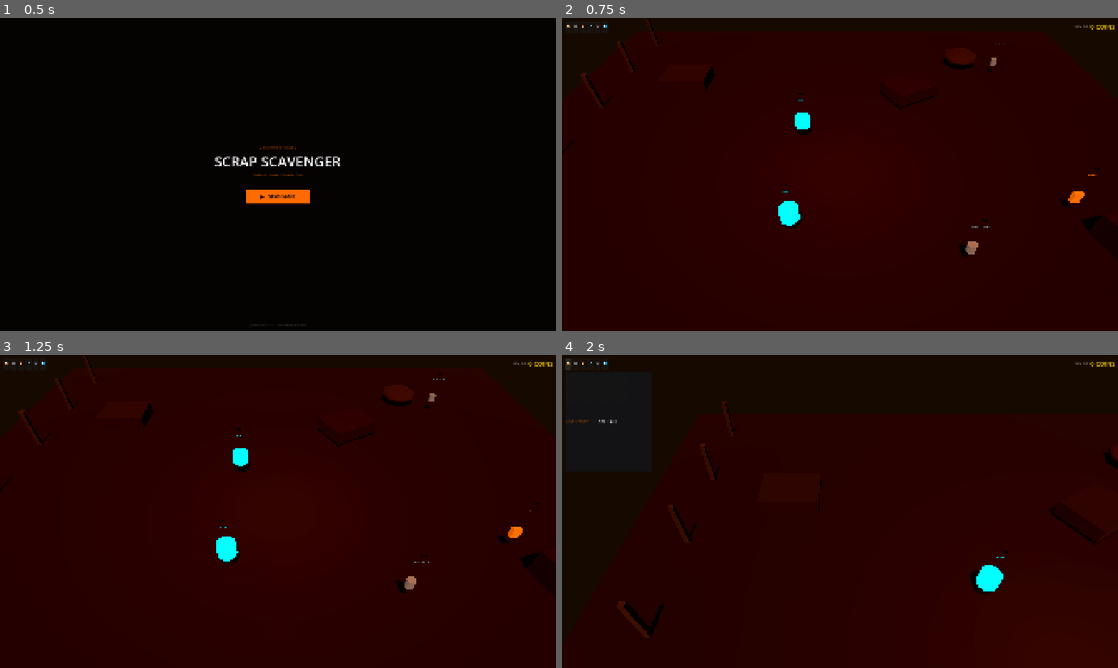
Above: before the commit, frames 1-4 (two rows, left to right).
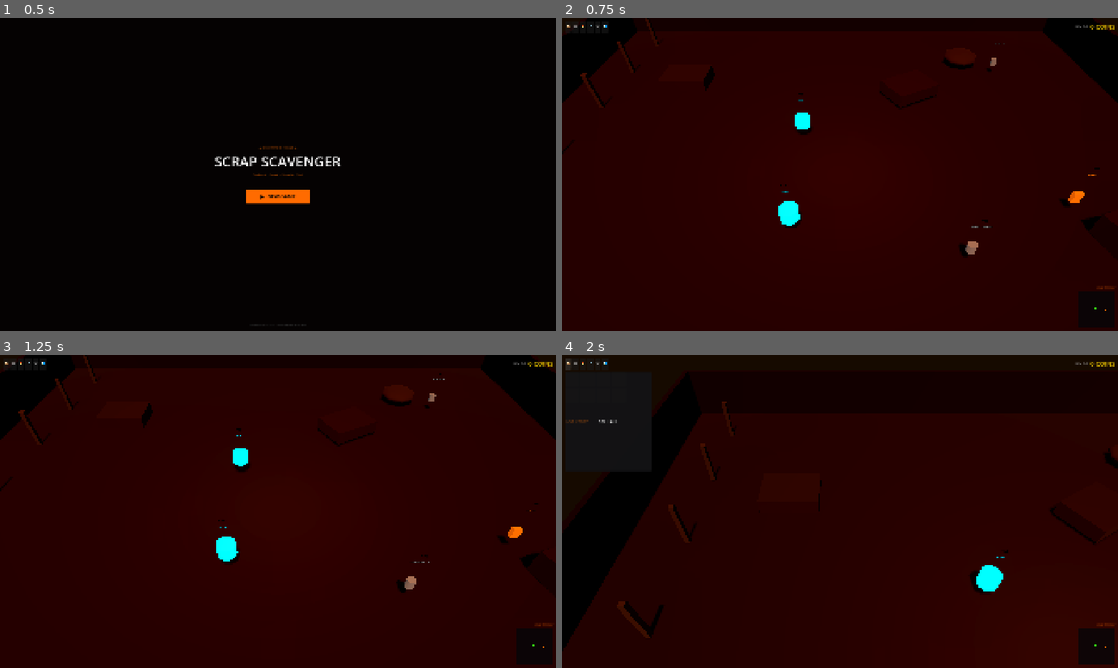
Above: after the commit, the same moments.

Repository: PrzemSas/scrap-scavenger
Game: Godot game, scene res://scenes/main/MainMenu.tscn
Two runs of this game, one before a commit and one after it. Both use one fixed random seed, a clock stepped at 60 frames per second and the inputs below.
Inputs:
- Up to frame 1 (0.5 s): no input
- Up to frame 2 (0.75 s): click "▶ NEW GAME" at 0.5 s
- Up to frame 3 (1.25 s): no input
- Up to frame 4 (2 s): click "📦" at 1.25 s

Frame 1 is identical in both runs. In frame 2, 0.9% of the frame differs, in the area x 0-100%, y 4-99%; in frame 3, 0.9%; in frame 4, 1.2%, in the area x 0-100%, y 18-99%.
Error after the commit: Parse Error: Identifier "surface_material_override" not declared in the current scope. (res://scripts/GroundManager.gd:19)

Commit message:
feat: Phase 8 — conveyor belt, combo system, magnet, minimap, world border

Diff:
--- a/scenes/main/Main.tscn
+++ b/scenes/main/Main.tscn
@@ -1,13 +1,28 @@
-[gd_scene format=3 uid="uid://ddr2mamb5mph3"]
+[gd_scene load_steps=16 format=3]
 
-[ext_resource type="Script" uid="uid://dw5xpragiqh7i" path="res://scripts/SpawnManager.gd" id="1"]
+[ext_resource type="Script" path="res://scripts/SpawnManager.gd" id="1"]
 [ext_resource type="PackedScene" path="res://scenes/ui/HUD.tscn" id="2"]
-[ext_resource type="Script" uid="uid://dluj4316cebg" path="res://scripts/AutoCollector.gd" id="3"]
-[ext_resource type="Script" uid="uid://h7xlr53l4evw" path="res://scripts/CameraController.gd" id="4"]
+[ext_resource type="Script" path="res://scripts/AutoCollector.gd" id="3"]
+[ext_resource type="Script" path="res://scripts/CameraController.gd" id="4"]
 [ext_resource type="PackedScene" path="res://scenes/objects/EnvironmentProps.tscn" id="5"]
 [ext_resource type="PackedScene" path="res://scenes/objects/JunkPiles.tscn" id="6"]
-[ext_resource type="Script" uid="uid://bih4bmdv0g8e1" path="res://scripts/DayNightCycle.gd" id="7"]
+[ext_resource type="Script" path="res://scripts/DayNightCycle.gd" id="7"]
 [ext_resource type="PackedScene" path="res://scenes/ui/PauseMenu.tscn" id="8"]
+[ext_resource type="Script" path="res://scripts/GroundManager.gd" id="9"]
+[ext_resource type="PackedScene" path="res://scenes/objects/ConveyorBelt.tscn" id="10"]
+[ext_resource type="PackedScene" path="res://scenes/objects/WorldBorder.tscn" id="11"]
+[ext_resource type="Script" path="res://scripts/ComboSystem.gd" id="12"]
+[ext_resource type="Script" path="res://scripts/ScrapMagnet.gd" id="13"]
+[ext_resource type="PackedScene" path="res://scenes/ui/Minimap.tscn" id="14"]
+[ext_resource type="Script" path="res://scripts/ComboDisplay.gd" id="15"]
+
+[sub_resource type="PlaneMesh" id="PlaneMesh_1"]
+size = Vector2(24, 24)
+
+[sub_resource type="StandardMaterial3D" id="GroundMat"]
+albedo_color = Color(0.14, 0.08, 0.04, 1)
+roughness = 0.95
+metallic = 0.05
 
 [sub_resource type="Environment" id="Env_1"]
 background_mode = 1
@@ -16,66 +31,84 @@
 ambient_light_color = Color(0.12, 0.08, 0.04, 1)
 ambient_light_energy = 0.4
 glow_enabled = true
+glow_intensity = 0.3
 glow_bloom = 0.1
 fog_enabled = true
 fog_light_color = Color(0.1, 0.06, 0.02, 1)
+fog_density = 0.01
 
-[sub_resource type="PlaneMesh" id="PlaneMesh_1"]
-size = Vector2(24, 24)
+[node name="Main" type="Node3D"]
 
-[sub_resource type="StandardMaterial3D" id="GroundMat"]
-albedo_color = Color(0.14, 0.08, 0.04, 1)
-metallic = 0.05
-roughness = 0.95
-
-[node name="Main" type="Node3D" unique_id=1524399206]
-
-[node name="Camera3D" type="Camera3D" parent="." unique_id=743165539]
+[node name="Camera3D" type="Camera3D" parent="."]
 transform = Transform3D(1, 0, 0, 0, 0.707107, 0.707107, 0, -0.707107, 0.707107, 0, 8, 8)
 fov = 50.0
 script = ExtResource("4")
 
-[node name="SunLight" type="DirectionalLight3D" parent="." unique_id=1721746945]
+[node name="SunLight" type="DirectionalLight3D" parent="."]
 transform = Transform3D(1, 0, 0, 0, 0.707107, 0.707107, 0, -0.707107, 0.707107, 0, 0, 0)
 light_color = Color(1, 0.85, 0.6, 1)
 light_energy = 0.7
 shadow_enabled = true
 script = ExtResource("7")
 
-[node name="FillLight" type="DirectionalLight3D" parent="." unique_id=521267222]
+[node name="FillLight" type="DirectionalLight3D" parent="."]
 transform = Transform3D(1, 0, 0, 0, 0.707107, -0.707107, 0, 0.707107, 0.707107, 0, 0, 0)
 light_color = Color(0.3, 0.4, 0.6, 1)
 light_energy = 0.2
 
-[node name="ForgeLight" type="OmniLight3D" parent="." unique_id=1734554453]
+[node name="ForgeLight" type="OmniLight3D" parent="."]
 transform = Transform3D(1, 0, 0, 0, 1, 0, 0, 0, 1, 0, 3, 0)
 light_color = Color(1, 0.5, 0.1, 1)
 light_energy = 0.6
 omni_range = 14.0
 
-[node name="WorldEnvironment" type="WorldEnvironment" parent="." unique_id=636616015]
+[node name="WorldEnvironment" type="WorldEnvironment" parent="."]
 environment = SubResource("Env_1")
 
-[node name="Ground" type="MeshInstance3D" parent="." unique_id=870234704]
+[node name="Ground" type="MeshInstance3D" parent="."]
 mesh = SubResource("PlaneMesh_1")
 surface_material_override/0 = SubResource("GroundMat")
+script = ExtResource("9")
 
-[node name="EnvironmentProps" parent="." unique_id=700660942 instance=ExtResource("5")]
+[node name="EnvironmentProps" parent="." instance=ExtResource("5")]
 
-[node name="JunkPiles" parent="." unique_id=1987728120 instance=ExtResource("6")]
+[node name="JunkPiles" parent="." instance=ExtResource("6")]
 
-[node name="SpawnManager" type="Node3D" parent="." unique_id=690360035]
+[node name="WorldBorder" parent="." instance=ExtResource("11")]
+
+[node name="ConveyorBelt" parent="." instance=ExtResource("10")]
+transform = Transform3D(1, 0, 0, 0, 1, 0, 0, 0, 1, 0, 0, 6)
+
+[node name="SpawnManager" type="Node3D" parent="."]
 script = ExtResource("1")
 
-[node name="AutoCollector" type="Node3D" parent="." unique_id=357824217]
+[node name="AutoCollector" type="Node3D" parent="."]
 script = ExtResource("3")
 
-[node name="CanvasLayer" type="CanvasLayer" parent="." unique_id=1637609009]
+[node name="ScrapMagnet" type="Node3D" parent="."]
+script = ExtResource("13")
 
-[node name="HUD" parent="CanvasLayer" unique_id=1695006598 instance=ExtResource("2")]
+[node name="ComboSystem" type="Node" parent="."]
+script = ExtResource("12")
+
+[node name="CanvasLayer" type="CanvasLayer" parent="."]
+
+[node name="HUD" parent="CanvasLayer" instance=ExtResource("2")]
+
+[node name="PauseMenu" parent="CanvasLayer" instance=ExtResource("8")]
+
+[node name="ComboLabel" type="Label" parent="CanvasLayer"]
+anchors_preset = 5
+anchor_left = 0.5
+anchor_right = 0.5
+offset_left = -150.0
+offset_top = 90.0
+offset_right = 150.0
+offset_bottom = 120.0
 grow_horizontal = 2
-grow_vertical = 2
+theme_override_colors/font_color = Color(1, 0.42, 0, 1)
+theme_override_font_sizes/font_size = 18
+horizontal_alignment = 1
+script = ExtResource("15")
 
-[node name="PauseMenu" parent="CanvasLayer" unique_id=925925475 instance=ExtResource("8")]
-grow_horizontal = 2
-grow_vertical = 2
+[node name="Minimap" parent="CanvasLayer" instance=ExtResource("14")]
--- /dev/null
+++ b/scenes/objects/ConveyorBelt.tscn
@@ -0,0 +1,56 @@
+[gd_scene load_steps=5 format=3]
+
+[ext_resource type="Script" path="res://scripts/ConveyorBelt.gd" id="1"]
+
+[sub_resource type="BoxMesh" id="BeltMesh"]
+size = Vector3(8, 0.05, 1.2)
+
+[sub_resource type="StandardMaterial3D" id="BeltMat"]
+albedo_color = Color(0.15, 0.15, 0.18, 1)
+metallic = 0.4
+roughness = 0.6
+
+[sub_resource type="BoxMesh" id="LegMesh"]
+size = Vector3(0.15, 0.4, 0.15)
+
+[node name="ConveyorBelt" type="Node3D"]
+script = ExtResource("1")
+
+[node name="Belt" type="MeshInstance3D" parent="."]
+transform = Transform3D(1, 0, 0, 0, 1, 0, 0, 0, 1, 0, 0.4, 0)
+mesh = SubResource("BeltMesh")
+surface_material_override/0 = SubResource("BeltMat")
+
+[node name="Roller1" type="MeshInstance3D" parent="."]
+transform = Transform3D(1, 0, 0, 0, 1, 0, 0, 0, 1, -3.5, 0.4, 0)
+mesh = SubResource("LegMesh")
+
+[node name="Roller2" type="MeshInstance3D" parent="."]
+transform = Transform3D(1, 0, 0, 0, 1, 0, 0, 0, 1, 0, 0.4, 0)
+mesh = SubResource("LegMesh")
+
+[node name="Roller3" type="MeshInstance3D" parent="."]
+transform = Transform3D(1, 0, 0, 0, 1, 0, 0, 0, 1, 3.5, 0.4, 0)
+mesh = SubResource("LegMesh")
+
+[node name="Leg1" type="MeshInstance3D" parent="."]
+transform = Transform3D(1, 0, 0, 0, 1, 0, 0, 0, 1, -3.8, 0.2, 0.5)
+mesh = SubResource("LegMesh")
+
+[node name="Leg2" type="MeshInstance3D" parent="."]
+transform = Transform3D(1, 0, 0, 0, 1, 0, 0, 0, 1, -3.8, 0.2, -0.5)
+mesh = SubResource("LegMesh")
+
+[node name="Leg3" type="MeshInstance3D" parent="."]
+transform = Transform3D(1, 0, 0, 0, 1, 0, 0, 0, 1, 3.8, 0.2, 0.5)
+mesh = SubResource("LegMesh")
+
+[node name="Leg4" type="MeshInstance3D" parent="."]
+transform = Transform3D(1, 0, 0, 0, 1, 0, 0, 0, 1, 3.8, 0.2, -0.5)
+mesh = SubResource("LegMesh")
+
+[node name="Indicator" type="OmniLight3D" parent="."]
+transform = Transform3D(1, 0, 0, 0, 1, 0, 0, 0, 1, 0, 0.8, 0)
+light_color = Color(1, 0.42, 0, 1)
+light_energy = 0.3
+omni_range = 2.0
--- /dev/null
+++ b/scenes/objects/WorldBorder.tscn
@@ -0,0 +1,31 @@
+[gd_scene load_steps=3 format=3]
+
+[sub_resource type="BoxMesh" id="WallMesh"]
+size = Vector3(24, 2, 0.2)
+
+[sub_resource type="StandardMaterial3D" id="WallMat"]
+albedo_color = Color(0.08, 0.06, 0.04, 1)
+roughness = 0.95
+metallic = 0.1
+
+[node name="WorldBorder" type="Node3D"]
+
+[node name="WallNorth" type="MeshInstance3D" parent="."]
+transform = Transform3D(1, 0, 0, 0, 1, 0, 0, 0, 1, 0, 1, -12)
+mesh = SubResource("WallMesh")
+surface_material_override/0 = SubResource("WallMat")
+
+[node name="WallSouth" type="MeshInstance3D" parent="."]
+transform = Transform3D(1, 0, 0, 0, 1, 0, 0, 0, 1, 0, 1, 12)
+mesh = SubResource("WallMesh")
+surface_material_override/0 = SubResource("WallMat")
+
+[node name="WallEast" type="MeshInstance3D" parent="."]
+transform = Transform3D(0, 0, 1, 0, 1, 0, -1, 0, 0, 12, 1, 0)
+mesh = SubResource("WallMesh")
+surface_material_override/0 = SubResource("WallMat")
+
+[node name="WallWest" type="MeshInstance3D" parent="."]
+transform = Transform3D(0, 0, 1, 0, 1, 0, -1, 0, 0, -12, 1, 0)
+mesh = SubResource("WallMesh")
+surface_material_override/0 = SubResource("WallMat")
--- /dev/null
+++ b/scenes/ui/Minimap.tscn
@@ -0,0 +1,64 @@
+[gd_scene load_steps=2 format=3]
+
+[ext_resource type="Script" path="res://scripts/Minimap.gd" id="1"]
+
+[node name="Minimap" type="Control"]
+layout_mode = 1
+anchors_preset = 3
+anchor_left = 1.0
+anchor_top = 1.0
+anchor_right = 1.0
+anchor_bottom = 1.0
+offset_left = -140.0
+offset_top = -140.0
+offset_right = -10.0
+offset_bottom = -10.0
+grow_horizontal = 0
+grow_vertical = 0
+script = ExtResource("1")
+
+[node name="MapBG" type="ColorRect" parent="."]
+layout_mode = 1
+anchors_preset = 15
+anchor_right = 1.0
+anchor_bottom = 1.0
+color = Color(0.02, 0.02, 0.03, 0.8)
+
+[node name="Border" type="ReferenceRect" parent="MapBG"]
+layout_mode = 1
+anchors_preset = 15
+anchor_right = 1.0
+anchor_bottom = 1.0
+border_color = Color(1, 0.42, 0, 0.3)
+border_width = 1.0
+
+[node name="Dots" type="Control" parent="MapBG"]
+layout_mode = 1
+anchors_preset = 15
+anchor_right = 1.0
+anchor_bottom = 1.0
+
+[node name="PlayerDot" type="ColorRect" parent="MapBG"]
+layout_mode = 1
+anchors_preset = 8
+anchor_left = 0.5
+anchor_top = 0.5
+anchor_right = 0.5
+anchor_bottom = 0.5
+offset_left = -3.0
+offset_top = -3.0
+offset_right = 3.0
+offset_bottom = 3.0
+grow_horizontal = 2
+grow_vertical = 2
+color = Color(0.22, 1, 0.08, 1)
+
+[node name="Label" type="Label" parent="."]
+layout_mode = 1
+anchors_preset = 10
+anchor_right = 1.0
+offset_top = -14.0
+theme_override_colors/font_color = Color(1, 0.42, 0, 0.4)
+theme_override_font_sizes/font_size = 8
+text = "SCRAPYARD MAP"
+horizontal_alignment = 2
--- /dev/null
+++ b/scripts/ComboDisplay.gd
@@ -0,0 +1,39 @@
+extends Label
+
+var _combo_system: Node = null
+var _flash_timer: float = 0.0
+
+func _ready() -> void:
+	visible = false
+	# Find combo system after a frame
+	await get_tree().process_frame
+	_combo_system = get_tree().get_first_node_in_group("combo_system")
+	if not _combo_system:
+		var main = get_tree().current_scene
+		if main:
+			_combo_system = main.get_node_or_null("ComboSystem")
+	if _combo_system and _combo_system.has_signal("combo_changed"):
+		_combo_system.combo_changed.connect(_on_combo)
+
+func _on_combo(count: int, mult: float) -> void:
+	if count < 3:
+		visible = false
+		return
+	visible = true
+	text = "COMBO x%d (%.1fx)" % [count, mult]
+	_flash_timer = 0.3
+	if mult >= 3.0:
+		add_theme_color_override("font_color", Color("#FFD700"))
+	elif mult >= 2.0:
+		add_theme_color_override("font_color", Color("#00e5ff"))
+	elif mult >= 1.5:
+		add_theme_color_override("font_color", Color("#ff6a00"))
+	else:
+		add_theme_color_override("font_color", Color("#888"))
+
+func _process(delta: float) -> void:
+	if _flash_timer > 0:
+		_flash_timer -= delta
+		modulate.a = 1.0
+	elif visible:
+		modulate.a = lerp(modulate.a, 0.6, delta * 2.0)
--- /dev/null
+++ b/scripts/ComboSystem.gd
@@ -0,0 +1,35 @@
+extends Node
+
+signal combo_changed(count: int, multiplier: float)
+
+var combo_count: int = 0
+var combo_timer: float = 0.0
+const COMBO_WINDOW: float = 2.0  # seconds to keep combo alive
+const MAX_COMBO: int = 20
+
+func _ready() -> void:
+	GameManager.coins_changed.connect(_on_action)
+
+func _on_action(_coins: int) -> void:
+	combo_count = min(combo_count + 1, MAX_COMBO)
+	combo_timer = COMBO_WINDOW
+	combo_changed.emit(combo_count, get_multiplier())
+
+func _process(delta: float) -> void:
+	if combo_count > 0:
+		combo_timer -= delta
+		if combo_timer <= 0:
+			combo_count = 0
+			combo_changed.emit(0, 1.0)
+
+func get_multiplier() -> float:
+	if combo_count < 3:
+		return 1.0
+	elif combo_count < 6:
+		return 1.2
+	elif combo_count < 10:
+		return 1.5
+	elif combo_count < 15:
+		return 2.0
+	else:
+		return 3.0
--- /dev/null
+++ b/scripts/ConveyorBelt.gd
@@ -0,0 +1,23 @@
+extends Node3D
+
+# Visual conveyor — activates when auto_sort is purchased
+var active: bool = false
+var _anim_offset: float = 0.0
+
+func _ready() -> void:
+	visible = false
+	GameManager.upgrade_purchased.connect(_check)
+	_check("")
+
+func _check(_id: String) -> void:
+	active = GameManager.upgrades.get("auto_sort", 0) > 0
+	visible = active
+	$Indicator.light_energy = 0.5 if active else 0.0
+
+func _process(delta: float) -> void:
+	if not active:
+		return
+	_anim_offset += delta * 2.0
+	var belt_mat = $Belt.surface_material_override[0] as StandardMaterial3D
+	if belt_mat:
+		belt_mat.uv1_offset.x = _anim_offset
--- /dev/null
+++ b/scripts/Minimap.gd
@@ -0,0 +1,39 @@
+extends Control
+
+const MAP_SIZE: float = 120.0
+const WORLD_SIZE: float = 24.0
+
+@onready var map_bg: ColorRect = $MapBG
+@onready var dots_container: Control = $MapBG/Dots
+@onready var player_dot: ColorRect = $MapBG/PlayerDot
+
+func _process(_delta: float) -> void:
+	_update_dots()
+
+func _update_dots() -> void:
+	# Clear old dots
+	for c in dots_container.get_children():
+		c.queue_free()
+	# Find spawn manager
+	var spawn = get_tree().get_first_node_in_group("spawn_manager")
+	if not spawn:
+		# Try to find it manually
+		var main = get_tree().current_scene
+		if main:
+			spawn = main.get_node_or_null("SpawnManager")
+	if not spawn:
+		return
+	for child in spawn.get_children():
+		if child is Area3D and child.has_method("collect"):
+			var world_pos = child.global_position
+			var map_x = (world_pos.x / WORLD_SIZE + 0.5) * MAP_SIZE
+			var map_y = (world_pos.z / WORLD_SIZE + 0.5) * MAP_SIZE
+			var dot = ColorRect.new()
+			dot.size = Vector2(4, 4)
+			dot.position = Vector2(map_x - 2, map_y - 2)
+			var rarity = 0
+			if child.has_method("setup") and "scrap_data" in child:
+				rarity = child.scrap_data.get("rarity", 0)
+			var colors = [Color("#888888"), Color("#ff6a00"), Color("#00e5ff"), Color("#FFD700")]
+			dot.color = colors[rarity]
+			dots_container.add_child(dot)
--- a/scripts/ScrapItem.gd
+++ b/scripts/ScrapItem.gd
@@ -16,139 +16,94 @@
 	var col_shape = $CollisionShape3D
 	var rarity = data.get("rarity", 0)
 	var colors = [Color("#888888"), Color("#ff6a00"), Color("#00e5ff"), Color("#FFD700")]
-
 	var item_id = data.get("id", "can")
 	match item_id:
 		"can":
-			var m = CylinderMesh.new()
-			m.top_radius = 0.12; m.bottom_radius = 0.12; m.height = 0.3
-			mesh_inst.mesh = m
-			var s = CylinderShape3D.new()
-			s.radius = 0.15; s.height = 0.35
-			col_shape.shape = s
+			var m = CylinderMesh.new(); m.top_radius = 0.12; m.bottom_radius = 0.12; m.height = 0.3; mesh_inst.mesh = m
+			var s = CylinderShape3D.new(); s.radius = 0.15; s.height = 0.35; col_shape.shape = s
 		"bolt":
-			var m = CylinderMesh.new()
-			m.top_radius = 0.08; m.bottom_radius = 0.08; m.height = 0.25
-			mesh_inst.mesh = m
-			var s = CylinderShape3D.new()
-			s.radius = 0.1; s.height = 0.3
-			col_shape.shape = s
+			var m = CylinderMesh.new(); m.top_radius = 0.08; m.bottom_radius = 0.08; m.height = 0.25; mesh_inst.mesh = m
+			var s = CylinderShape3D.new(); s.radius = 0.1; s.height = 0.3; col_shape.shape = s
 		"pipe":
-			var m = CylinderMesh.new()
-			m.top_radius = 0.06; m.bottom_radius = 0.06; m.height = 0.6
-			mesh_inst.mesh = m
-			mesh_inst.rotation.z = PI / 2
-			var s = BoxShape3D.new()
-			s.size = Vector3(0.6, 0.15, 0.15)
-			col_shape.shape = s
+			var m = CylinderMesh.new(); m.top_radius = 0.06; m.bottom_radius = 0.06; m.height = 0.6; mesh_inst.mesh = m; mesh_inst.rotation.z = PI / 2
+			var s = BoxShape3D.new(); s.size = Vector3(0.6, 0.15, 0.15); col_shape.shape = s
 		"cable":
-			var m = TorusMesh.new()
-			m.inner_radius = 0.06; m.outer_radius = 0.18
-			mesh_inst.mesh = m
-			var s = SphereShape3D.new()
-			s.radius = 0.2
-			col_shape.shape = s
+			var m = TorusMesh.new(); m.inner_radius = 0.06; m.outer_radius = 0.18; mesh_inst.mesh = m
+			var s = SphereShape3D.new(); s.radius = 0.2; col_shape.shape = s
 		"battery":
-			var m = BoxMesh.new()
-			m.size = Vector3(0.25, 0.35, 0.15)
-			mesh_inst.mesh = m
-			var s = BoxShape3D.new()
-			s.size = Vector3(0.3, 0.4, 0.2)
-			col_shape.shape = s
+			var m = BoxMesh.new(); m.size = Vector3(0.25, 0.35, 0.15); mesh_inst.mesh = m
+			var s = BoxShape3D.new(); s.size = Vector3(0.3, 0.4, 0.2); col_shape.shape = s
 		"motor":
-			var m = CylinderMesh.new()
-			m.top_radius = 0.2; m.bottom_radius = 0.2; m.height = 0.3
-			mesh_inst.mesh = m
-			var s = CylinderShape3D.new()
-			s.radius = 0.22; s.height = 0.35
-			col_shape.shape = s
+			var m = CylinderMesh.new(); m.top_radius = 0.2; m.bottom_radius = 0.2; m.height = 0.3; mesh_inst.mesh = m
+			var s = CylinderShape3D.new(); s.radius = 0.22; s.height = 0.35; col_shape.shape = s
 		"gold":
-			var m = PrismMesh.new()
-			m.size = Vector3(0.3, 0.3, 0.3)
-			mesh_inst.mesh = m
-			var s = BoxShape3D.new()
-			s.size = Vector3(0.35, 0.35, 0.35)
-			col_shape.shape = s
+			var m = PrismMesh.new(); m.size = Vector3(0.3, 0.3, 0.3); mesh_inst.mesh = m
+			var s = BoxShape3D.new(); s.size = Vector3(0.35, 0.35, 0.35); col_shape.shape = s
 		_:
-			var m = BoxMesh.new()
-			m.size = Vector3(0.3, 0.3, 0.3)
-			mesh_inst.mesh = m
-
+			var m = BoxMesh.new(); m.size = Vector3(0.3, 0.3, 0.3); mesh_inst.mesh = m
 	_base_emission = 0.5 + rarity * 0.4
 	var mat = StandardMaterial3D.new()
-	mat.albedo_color = colors[rarity]
-	mat.emission_enabled = true
-	mat.emission = colors[rarity]
-	mat.emission_energy_multiplier = _base_emission
-	mat.metallic = 0.3 + rarity * 0.15
-	mat.roughness = 0.7 - rarity * 0.1
+	mat.albedo_color = colors[rarity]; mat.emission_enabled = true; mat.emission = colors[rarity]
+	mat.emission_energy_multiplier = _base_emission; mat.metallic = 0.3 + rarity * 0.15; mat.roughness = 0.7 - rarity * 0.1
 	mesh_inst.material_override = mat
-
-	if rarity >= 2:
-		mesh_inst.scale = Vector3(1.4, 1.4, 1.4)
-	if rarity >= 3:
-		mesh_inst.scale = Vector3(1.8, 1.8, 1.8)
-
-	var label = $NameLabel
-	if label:
-		label.text = data.get("name", "")
-		label.modulate = colors[rarity]
-
-	# Value label
-	var vlabel = $ValueLabel
-	if vlabel:
+	if rarity >= 2: mesh_inst.scale = Vector3(1.4, 1.4, 1.4)
+	if rarity >= 3: mesh_inst.scale = Vector3(1.8, 1.8, 1.8)
+	if $NameLabel: $NameLabel.text = data.get("name", ""); $NameLabel.modulate = colors[rarity]
+	if $ValueLabel:
 		var total_val = data.get("value", 1) * GameManager.click_power
-		vlabel.text = "+%dc" % total_val
-		vlabel.modulate = Color(1, 0.84, 0, 0.0)  # Hidden until hover
+		$ValueLabel.text = "+%dc" % total_val; $ValueLabel.modulate = Color(1, 0.84, 0, 0.0)
 
 func _process(delta: float) -> void:
 	_bob_time += delta
 	position.y = _initial_y + 0.5 + sin(_bob_time * 2.0) * 0.1
-	if scrap_data.get("rarity", 0) >= 3:
-		rotation.y += delta * 1.5
-	elif scrap_data.get("rarity", 0) >= 2:
-		rotation.y += delta * 0.5
-	# Hover glow
+	if scrap_data.get("rarity", 0) >= 3: rotation.y += delta * 1.5
+	elif scrap_data.get("rarity", 0) >= 2: rotation.y += delta * 0.5
 	var mat = $MeshInstance3D.material_override
 	if mat:
-		if _hovered:
-			mat.emission_energy_multiplier = _base_emission + sin(_bob_time * 6.0) * 0.3 + 0.5
-		else:
-			mat.emission_energy_multiplier = _base_emission
+		if _hovered: mat.emission_energy_multiplier = _base_emission + sin(_bob_time * 6.0) * 0.3 + 0.5
+		else: mat.emission_energy_multiplier = _base_emission
 
-func _on_input_event(_camera: Node, event: InputEvent, _position: Vector3, _normal: Vector3, _shape_idx: int) -> void:
+func _on_input_event(_cam: Node, event: InputEvent, _pos: Vector3, _norm: Vector3, _idx: int) -> void:
 	if event is InputEventMouseButton and event.pressed and event.button_index == MOUSE_BUTTON_LEFT:
 		collect()
 
 func _on_mouse_entered() -> void:
 	_hovered = true
-	var vlabel = $ValueLabel
-	if vlabel:
-		vlabel.modulate.a = 0.9
+	if $ValueLabel: $ValueLabel.modulate.a = 0.9
 
 func _on_mouse_exited() -> void:
 	_hovered = false
-	var vlabel = $ValueLabel
-	if vlabel:
-		vlabel.modulate.a = 0.0
+	if $ValueLabel: $ValueLabel.modulate.a = 0.0
 
 func collect() -> void:
-	var value = scrap_data.get("value", 1) * GameManager.click_power
+	var base_value = scrap_data.get("value", 1) * GameManager.click_power
+	# Combo multiplier
+	var combo = get_tree().current_scene.get_node_or_null("ComboSystem")
+	var combo_mult = 1.0
+	if combo and combo.has_method("get_multiplier"):
+		combo_mult = combo.get_multiplier()
+	var value = int(base_value * combo_mult)
 	for i in GameManager.click_power:
 		if GameManager.inventory.size() < GameManager.max_slots:
 			GameManager.add_to_inventory(scrap_data.duplicate())
 	GameManager.add_coins(value)
 	AudioManager.play_collect()
+	# Sparks
 	var sparks = SPARKS_SCENE.instantiate()
 	sparks.position = global_position
 	var rarity = scrap_data.get("rarity", 0)
 	var colors = [Color("#888888"), Color("#ff6a00"), Color("#00e5ff"), Color("#FFD700")]
 	sparks.color = colors[rarity]
+	sparks.amount = 16 + rarity * 8  # More sparks for rarer items
 	sparks.emitting = true
 	get_tree().current_scene.add_child(sparks)
 	get_tree().create_timer(1.0).timeout.connect(sparks.queue_free)
+	# Popup
 	var popup = POPUP_SCENE.instantiate()
 	popup.position = global_position + Vector3(0, 1, 0)
-	popup.setup(value, colors[rarity])
+	var pop_color = colors[rarity]
+	if combo_mult > 1.0:
+		pop_color = Color("#FFD700")  # Gold for combo
+	popup.setup(value, pop_color)
 	get_tree().current_scene.add_child(popup)
 	queue_free()
--- /dev/null
+++ b/scripts/ScrapMagnet.gd
@@ -0,0 +1,29 @@
+extends Node3D
+
+# When player clicks, nearby items get pulled closer
+var magnet_range: float = 0.0  # 0 = disabled
+var _pull_targets: Array = []
+
+func _ready() -> void:
+	GameManager.upgrade_purchased.connect(_check)
+	_check("")
+
+func _check(_id: String) -> void:
+	# Activate after click_power level 3
+	if GameManager.upgrades.get("click_power", 0) >= 3:
+		magnet_range = 3.0
+	if GameManager.upgrades.get("click_power", 0) >= 5:
+		magnet_range = 5.0
+
+func _process(delta: float) -> void:
+	if magnet_range <= 0:
+		return
+	# Pull items toward center of spawn area slowly
+	var spawn_mgr = get_parent().get_node_or_null("SpawnManager")
+	if not spawn_mgr:
+		return
+	for child in spawn_mgr.get_children():
+		if child is Area3D and child.has_method("collect"):
+			# Gently drift items inward
+			var dir = -child.position.normalized()
+			child.position += dir * delta * 0.3
